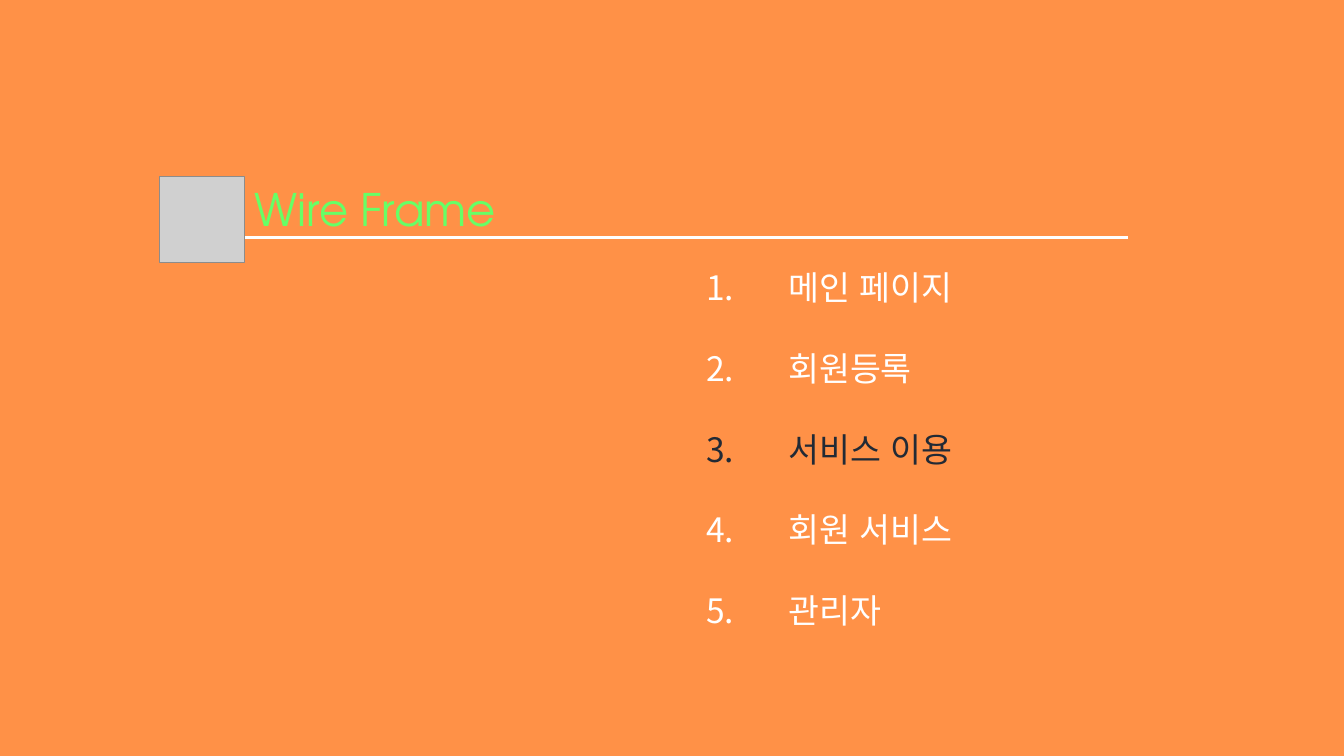
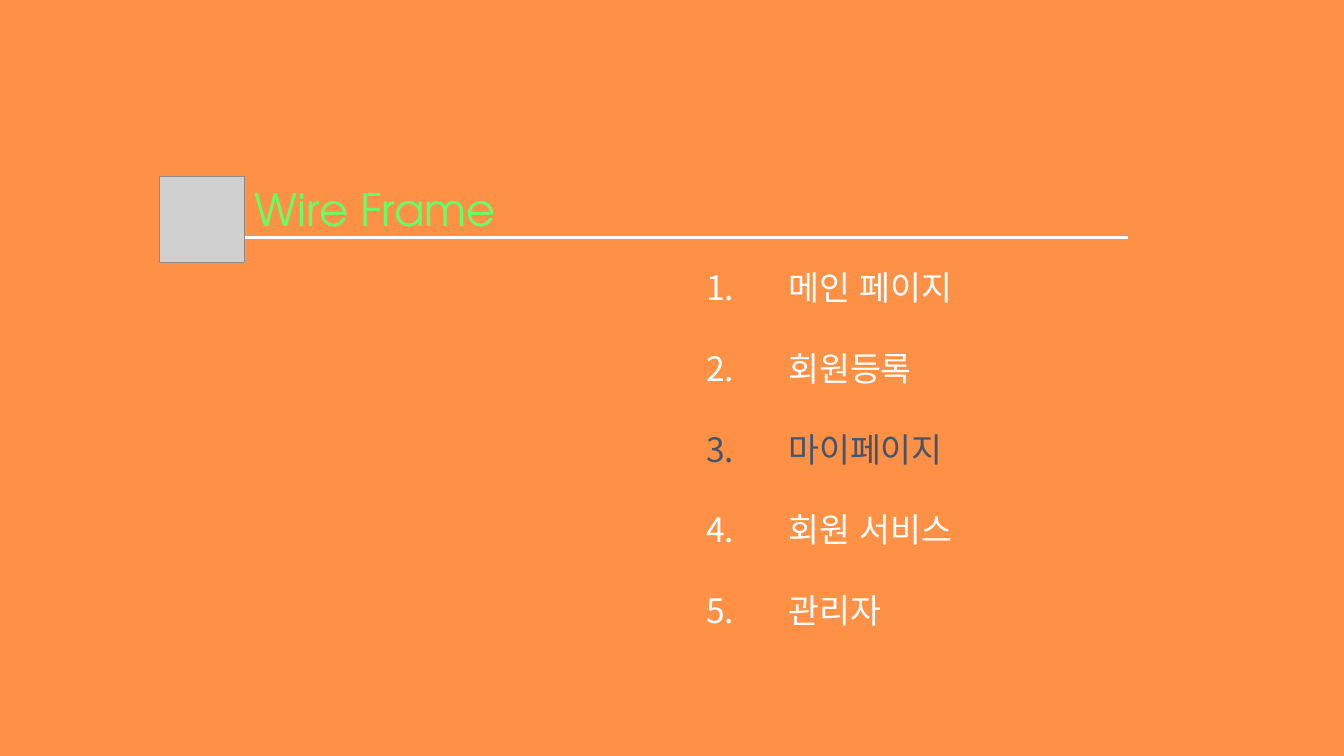
Before and after one commit to hhsw07/ezen-academy-projects, a slide deck: slide 18 of WebContent/발표자료/1차/3조 원데이클래스.pptx. Drawn at 1344x756 pixels with LibreOffice and Linux fonts; fonts in the diff are those of the drawing; grey boxes stand for pictures. Boxes give left, top, right and bottom in pixels: in the first picture for what was removed or moved away, otherwise in the second. Text is boxed around its words. In the diff, an @@ line names an element or a change of style, - is before the commit and + after.

```diff
--- a/WebContent/발표자료/1차/3조 원데이클래스.pptx
+++ b/WebContent/발표자료/1차/3조 원데이클래스.pptx
@@ text at (788,434,943,465): text changed; text colour #222A35 to #44546A @@
-3. 서비스 이용
+3. 마이페이지
```
Also in this commit, not shown: 4 other slides changed.
